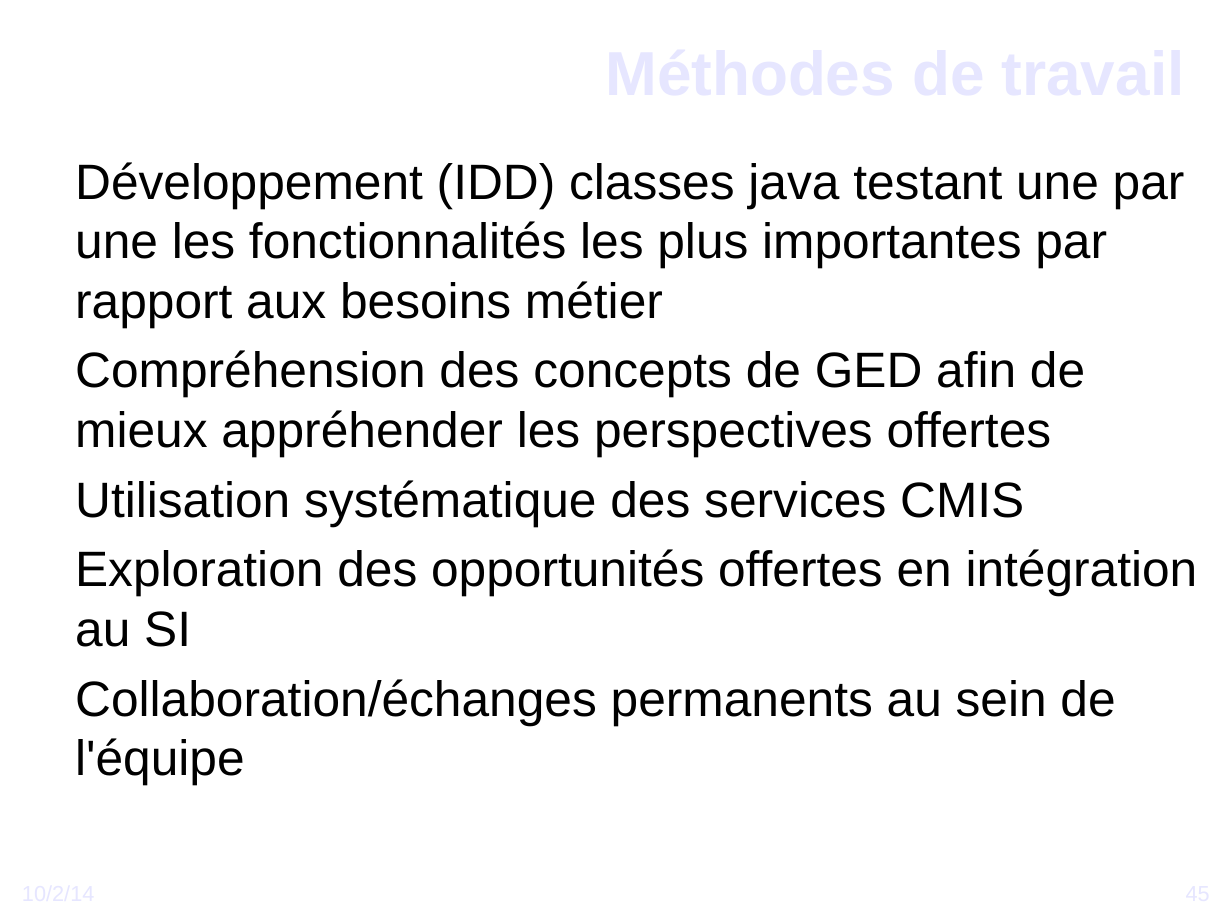
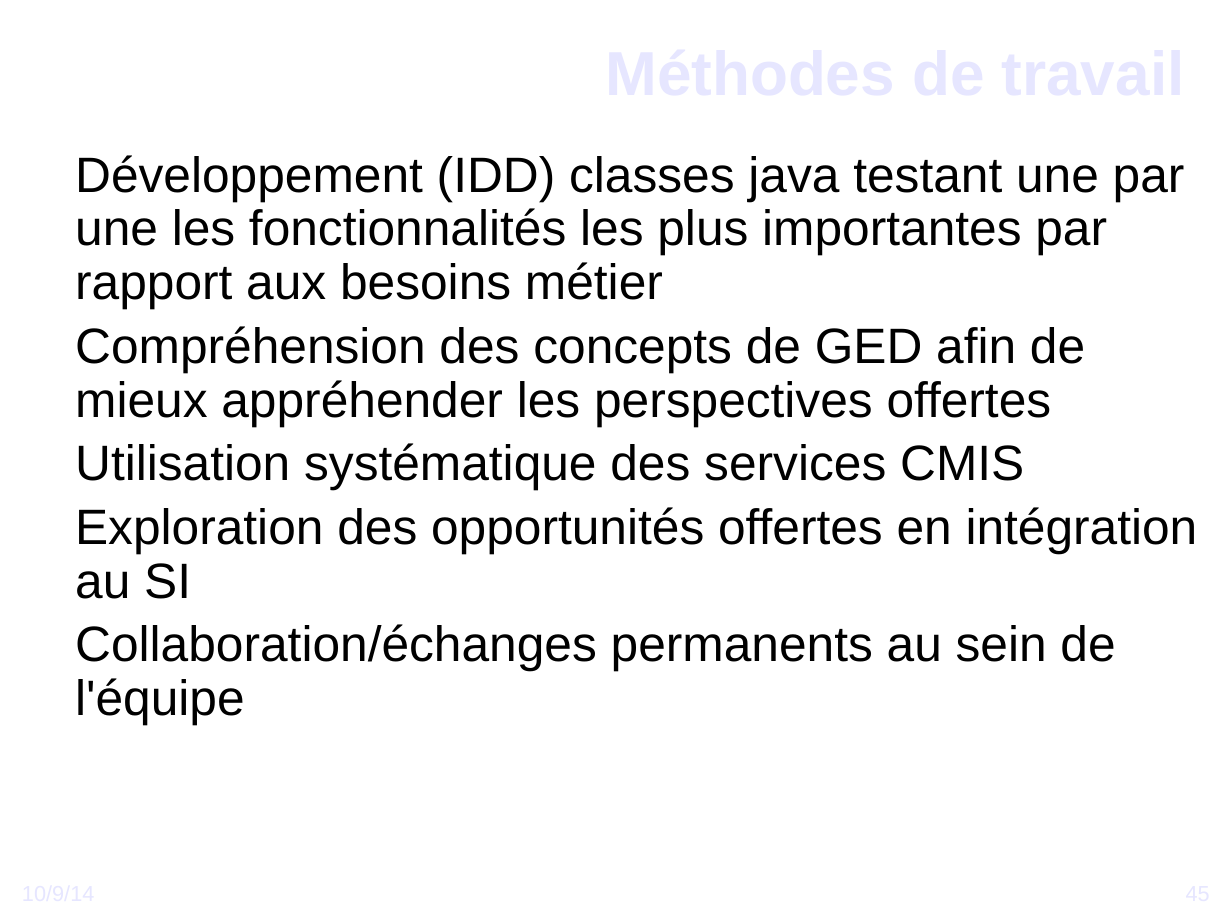
Before and after one commit to DSI-Ville-Noumea/sirh-kiosque-j2ee-old, a slide deck: slide 45 of src/site/resources/Vers_un_Kiosque_RH_J2EE.odp. Drawn at 1232x924 pixels with LibreOffice and Linux fonts; fonts in the diff are those of the drawing; background and template pictures are left out. Boxes give left, top, right and bottom in pixels: in the first picture for what was removed or moved away, otherwise in the second. Text is boxed around its words. In the diff, an @@ line names an element or a change of style, - is before the commit and + after.

```diff
--- a/src/site/resources/Vers_un_Kiosque_RH_J2EE.odp
+++ b/src/site/resources/Vers_un_Kiosque_RH_J2EE.odp
@@ text "Développement (IDD) classes java testant ..." at (75, 155, 1198, 725): line spacing 1 to 0.9 @@
@@ text at (22, 880, 421, 923): text changed @@
-10/2/14
+10/9/14
```
Also in this commit, not shown: 50 other slides changed, 16 slides added.
